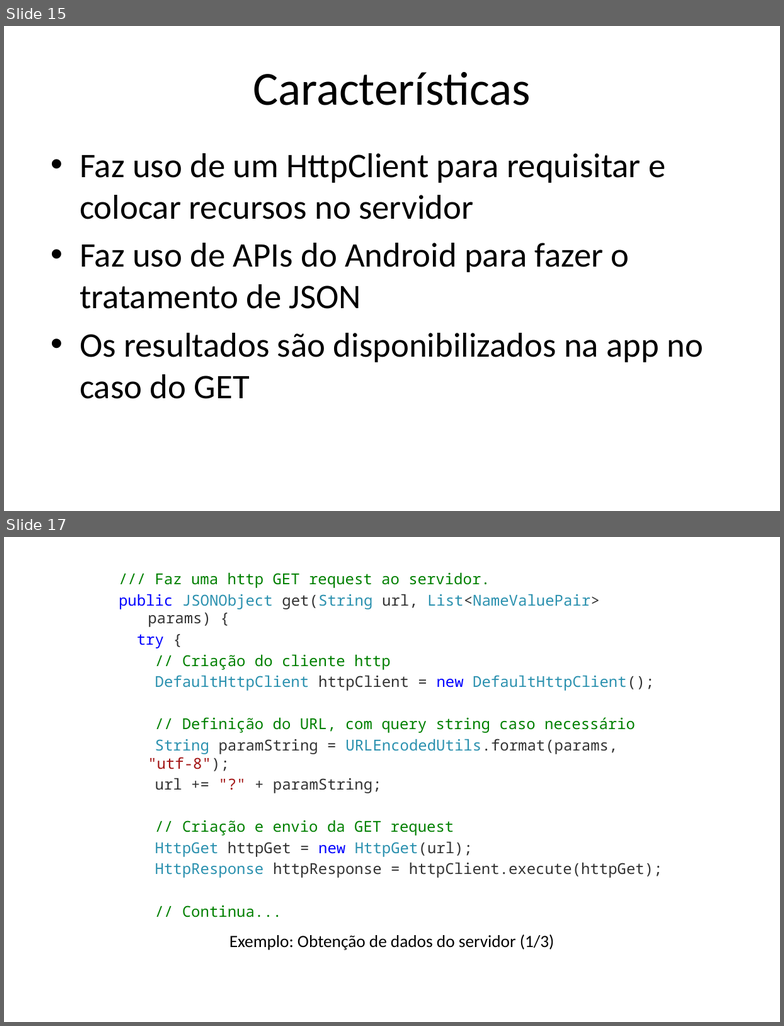
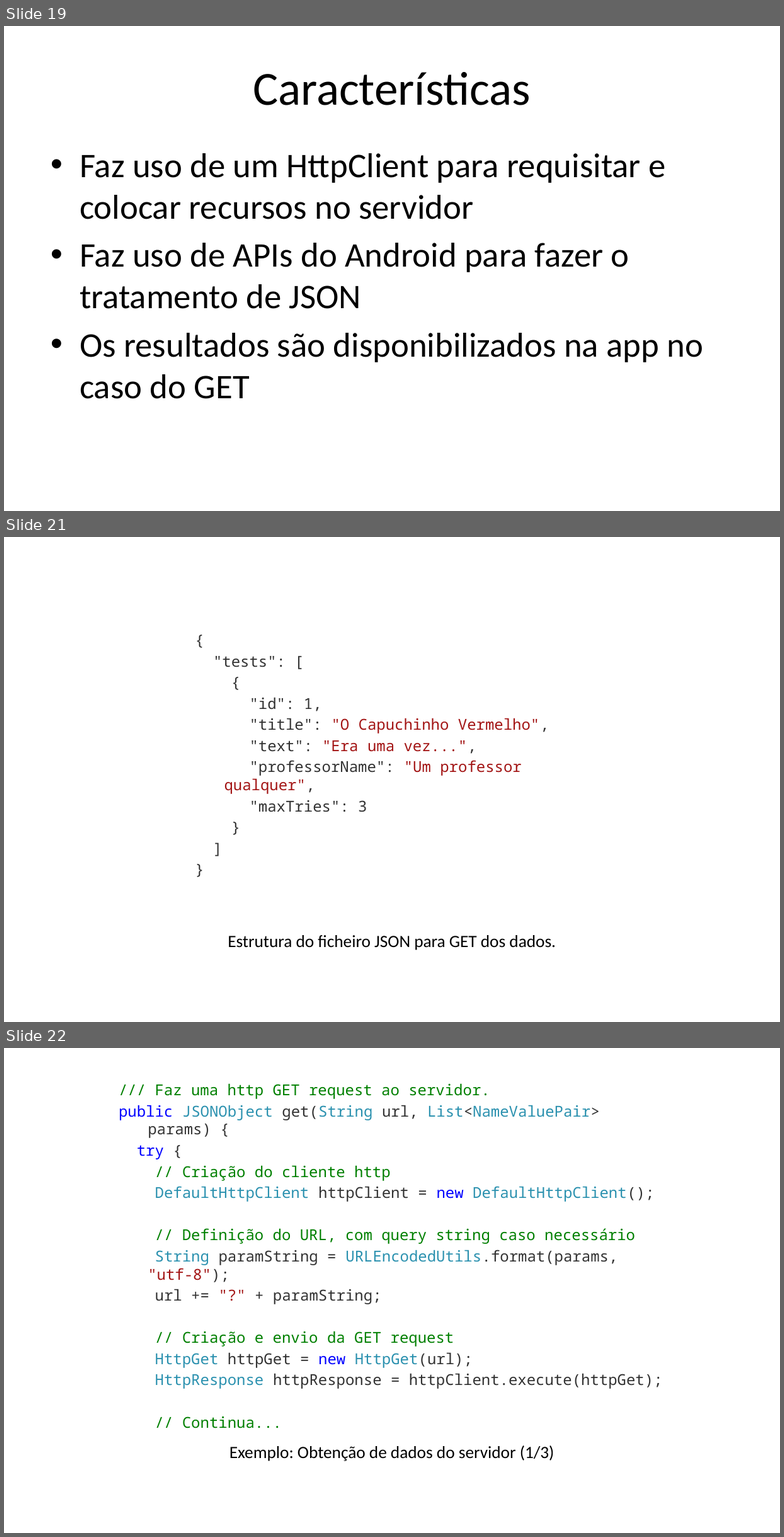
Before and after one commit to iptomar/letrinhas_si, a slide deck: Apresentacoes/v01.pptx. Shown one above the other, each under a label of ours: slides 15 and 17 before the commit, slides 19, 21 and 22 after it; the slides between them are not shown. The pictures are 784x1026 and 784x1537 pixels, drawn with LibreOffice and Linux fonts; fonts in the diff are those of the drawing; background and template pictures are left out. Boxes give left, top, right and bottom in pixels: in the first picture for what was removed or moved away, otherwise in the second. Text is boxed around its words. In the diff, an @@ line names an element or a change of style, - is before the commit and + after.

```diff
--- a/Apresentacoes/v01.pptx
+++ b/Apresentacoes/v01.pptx
@@ slide 21 added at [4, 537, 780, 1022], background #FFFFFF @@
@@ text added at [213, 656, 550, 812], 14 pt, text #333333 @@
+{
+"tests": [
+{
+"id": 1,
+"title": "O Capuchinho Vermelho",
+"text": "Era uma vez...",
+"professorName": "Um professor qualquer",
+"maxTries": 3
+}
+]
+}
@@ text added at [228, 935, 556, 950], 16 pt, text #000000 @@
+Estrutura do ficheiro JSON para GET dos dados.
@@ what was slide 15 is now slide 19 @@
@@ what was slide 17 is now slide 22 @@
```
Also in this commit, not shown: 6 slides changed, 7 other slides added.
